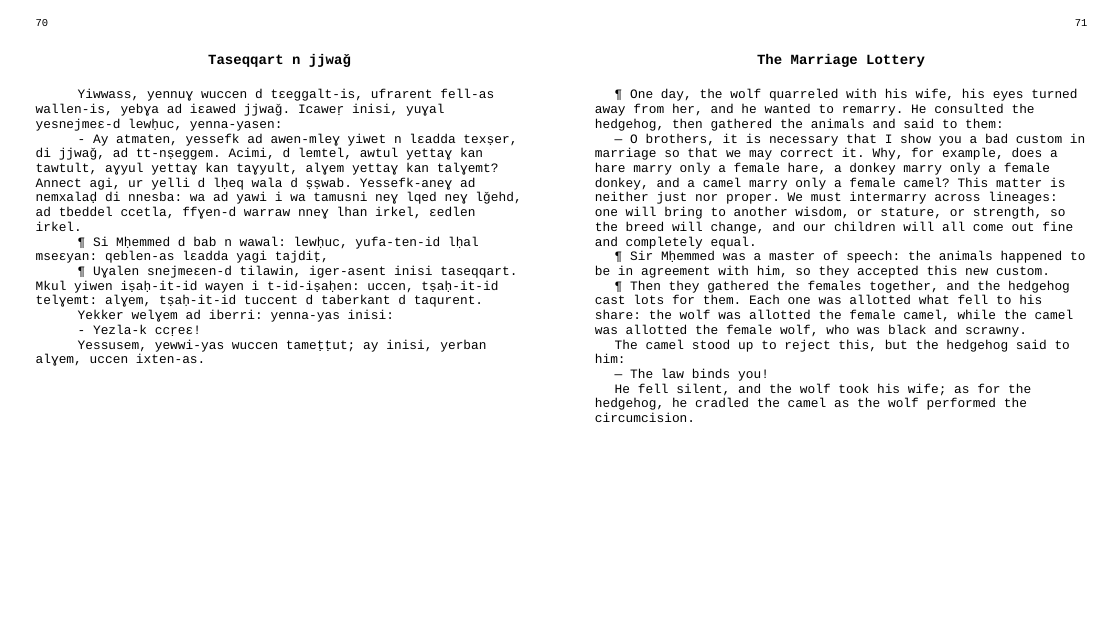
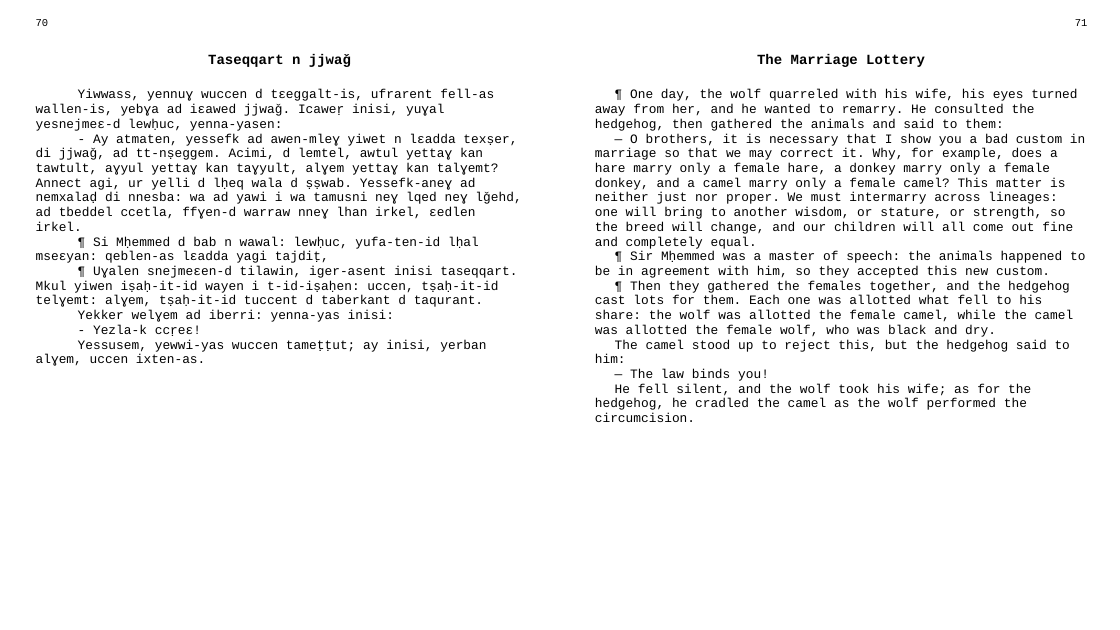
Before and after one commit to sferhah/tamacahut_n_wuccen, a slide deck: slide 31 of Uccen.ConsoleApp/uccen.eng.pptx. Drawn at 1120x630 pixels with LibreOffice and Linux fonts; fonts in the diff are those of the drawing. Boxes give left, top, right and bottom in pixels: in the first picture for what was removed or moved away, otherwise in the second. Text is boxed around its words. In the diff, an @@ line names an element or a change of style, - is before the commit and + after.

```diff
--- a/Uccen.ConsoleApp/uccen.eng.pptx
+++ b/Uccen.ConsoleApp/uccen.eng.pptx
@@ table at <box>27,13,1096,607</box> @@
-row 3, column 1: Yiwwass, yennuɣ wuccen d tɛeggalt-is, ufrarent fell-as wallen-is, yebɣa ad iɛawed jjwaǧ. Icaweṛ inisi, yuɣal yesnejmeɛ-d lewḥuc, yenna-yasen: / - Ay atmaten, yessefk ad awen-mleɣ yiwet n lɛadda texṣer, di jjwaǧ, ad tt-nṣeggem. Acimi, d lemtel, awtul yettaɣ kan tawtult, aɣyul yettaɣ kan taɣyult, alɣem yettaɣ kan talɣemt? Annect agi, ur yelli d lḥeq wala d ṣṣwab. Yessefk-aneɣ ad nemxalaḍ di nnesba: wa ad yawi i wa tamusni neɣ lqed neɣ lǧehd, ad tbeddel ccetla, ffɣen-d warraw nneɣ lhan irkel, ɛedlen irkel. / ¶ Si Mḥemmed d bab n wawal: lewḥuc, yufa-ten-id lḥal mseɛyan: qeblen-as lɛadda yagi tajdiṭ, / ¶ Uɣalen snejmeɛen-d tilawin, iger-asent inisi taseqqart. Mkul yiwen iṣaḥ-it-id wayen i t-id-iṣaḥen: uccen, tṣaḥ-it-id telɣemt: alɣem, tṣaḥ-it-id tuccent d taberkant d taqurent. / Yekker welɣem ad iberri: yenna-yas inisi: / - Yezla-k ccṛeɛ! / Yessusem, yewwi-yas wuccen tameṭṭut; ay inisi, yerban alɣem, uccen ixten-as.
+row 3, column 1: Yiwwass, yennuɣ wuccen d tɛeggalt-is, ufrarent fell-as wallen-is, yebɣa ad iɛawed jjwaǧ. Icaweṛ inisi, yuɣal yesnejmeɛ-d lewḥuc, yenna-yasen: / - Ay atmaten, yessefk ad awen-mleɣ yiwet n lɛadda texṣer, di jjwaǧ, ad tt-nṣeggem. Acimi, d lemtel, awtul yettaɣ kan tawtult, aɣyul yettaɣ kan taɣyult, alɣem yettaɣ kan talɣemt? Annect agi, ur yelli d lḥeq wala d ṣṣwab. Yessefk-aneɣ ad nemxalaḍ di nnesba: wa ad yawi i wa tamusni neɣ lqed neɣ lǧehd, ad tbeddel ccetla, ffɣen-d warraw nneɣ lhan irkel, ɛedlen irkel. / ¶ Si Mḥemmed d bab n wawal: lewḥuc, yufa-ten-id lḥal mseɛyan: qeblen-as lɛadda yagi tajdiṭ, / ¶ Uɣalen snejmeɛen-d tilawin, iger-asent inisi taseqqart. Mkul yiwen iṣaḥ-it-id wayen i t-id-iṣaḥen: uccen, tṣaḥ-it-id telɣemt: alɣem, tṣaḥ-it-id tuccent d taberkant d taqurant. / Yekker welɣem ad iberri: yenna-yas inisi: / - Yezla-k ccṛeɛ! / Yessusem, yewwi-yas wuccen tameṭṭut; ay inisi, yerban alɣem, uccen ixten-as.
-row 3, column 3: ¶ One day, the wolf quarreled with his wife, his eyes turned away from her, and he wanted to remarry. He consulted the hedgehog, then gathered the animals and said to them: / — O brothers, it is necessary that I show you a bad custom in marriage so that we may correct it. Why, for example, does a hare marry only a female hare, a donkey marry only a female donkey, and a camel marry only a female camel? This matter is neither just nor proper. We must intermarry across lineages: one will bring to another wisdom, or stature, or strength, so the breed will change, and our children will all come out fine and completely equal. / ¶ Sir Mḥemmed was a master of speech: the animals happened to be in agreement with him, so they accepted this new custom. / ¶ Then they gathered the females together, and the hedgehog cast lots for them. Each one was allotted what fell to his share: the wolf was allotted the female camel, while the camel was allotted the female wolf, who was black and scrawny. / The camel stood up to reject this, but the hedgehog said to him: / — The law binds you! / He fell silent, and the wolf took his wife; as for the hedgehog, he cradled the camel as the wolf performed the circumcision.
+row 3, column 3: ¶ One day, the wolf quarreled with his wife, his eyes turned away from her, and he wanted to remarry. He consulted the hedgehog, then gathered the animals and said to them: / — O brothers, it is necessary that I show you a bad custom in marriage so that we may correct it. Why, for example, does a hare marry only a female hare, a donkey marry only a female donkey, and a camel marry only a female camel? This matter is neither just nor proper. We must intermarry across lineages: one will bring to another wisdom, or stature, or strength, so the breed will change, and our children will all come out fine and completely equal. / ¶ Sir Mḥemmed was a master of speech: the animals happened to be in agreement with him, so they accepted this new custom. / ¶ Then they gathered the females together, and the hedgehog cast lots for them. Each one was allotted what fell to his share: the wolf was allotted the female camel, while the camel was allotted the female wolf, who was black and dry. / The camel stood up to reject this, but the hedgehog said to him: / — The law binds you! / He fell silent, and the wolf took his wife; as for the hedgehog, he cradled the camel as the wolf performed the circumcision.
```
Also in this commit, not shown: 5 other files.
